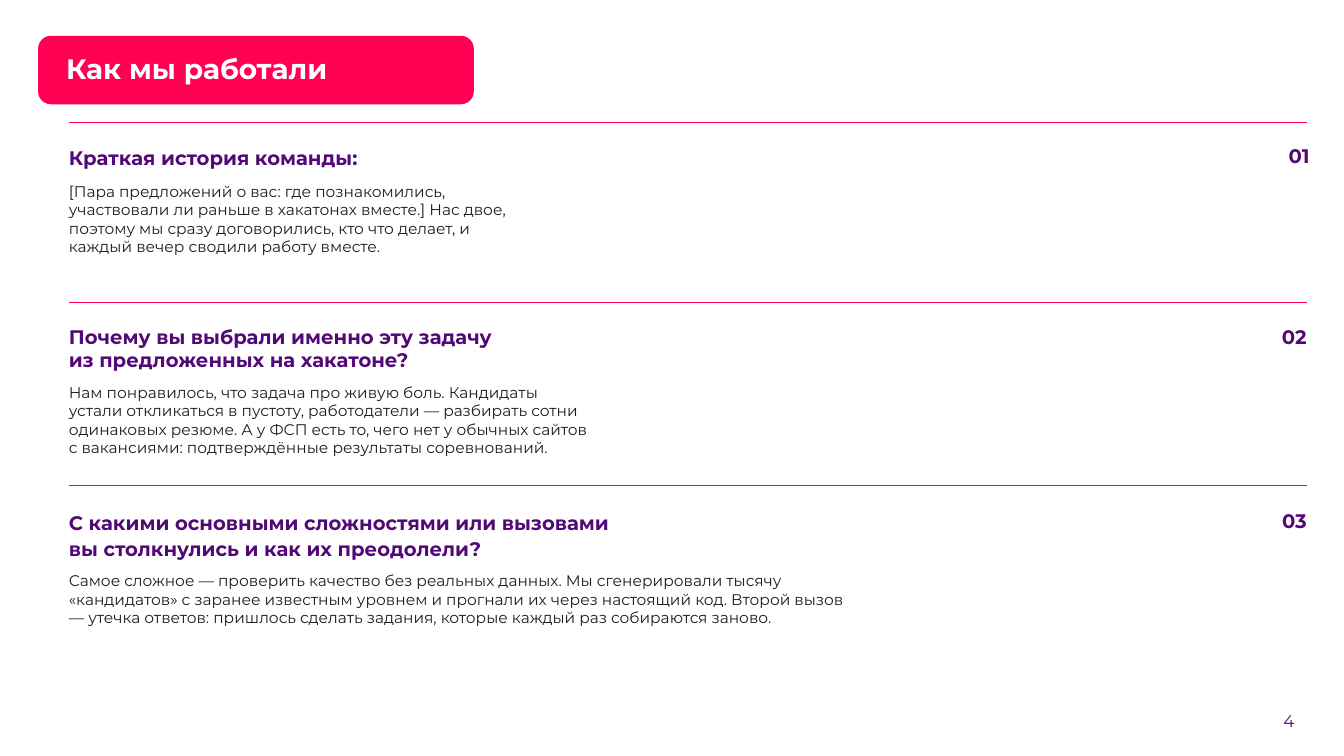
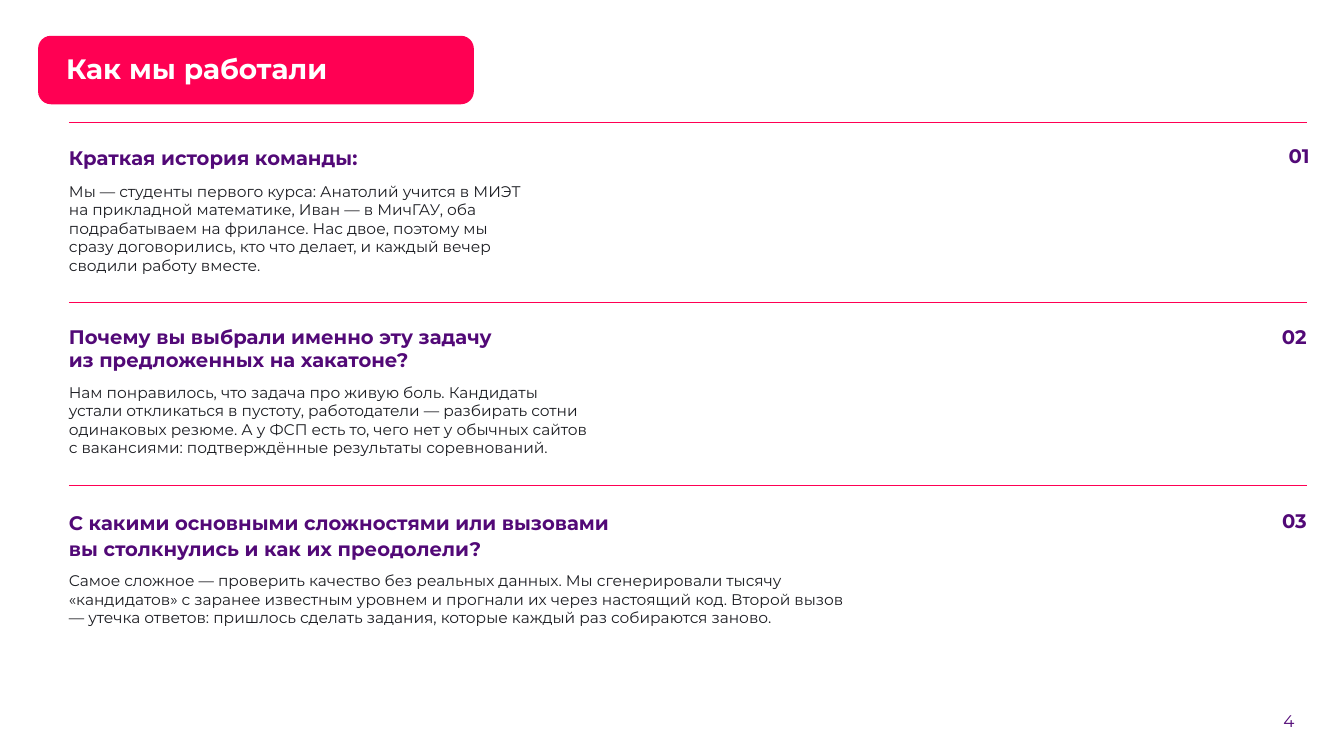
Before and after one commit to Mi5tR/FSP_Hackathon, a slide deck: slide 4 of docs/ФСП_Карьера_презентация.pptx. Drawn at 1344x756 pixels with LibreOffice and Linux fonts; fonts in the diff are those of the drawing; background and template pictures are left out. Boxes give left, top, right and bottom in pixels: in the first picture for what was removed or moved away, otherwise in the second. Text is boxed around its words. In the diff, an @@ line names an element or a change of style, - is before the commit and + after.

```diff
--- a/docs/ФСП_Карьера_презентация.pptx
+++ b/docs/ФСП_Карьера_презентация.pptx
@@ text at box(69, 185, 520, 274): text changed @@
-[Пара предложений о вас: где познакомились, участвовали ли раньше в хакатонах вместе.] Нас двое, поэтому мы сразу договорились, кто что делает, и каждый вечер сводили работу вместе.
+Мы — студенты первого курса: Анатолий учится в МИЭТ на прикладной математике, Иван — в МичГАУ, оба подрабатываем на фрилансе. Нас двое, поэтому мы сразу договорились, кто что делает, и каждый вечер сводили работу вместе.
```
Also in this commit, not shown: 7 other slides changed.
